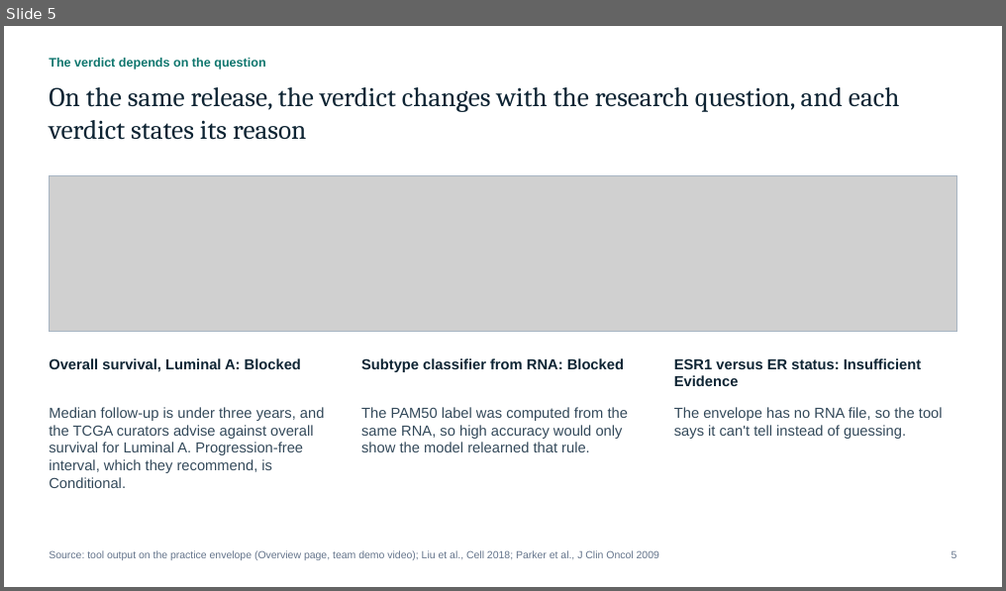
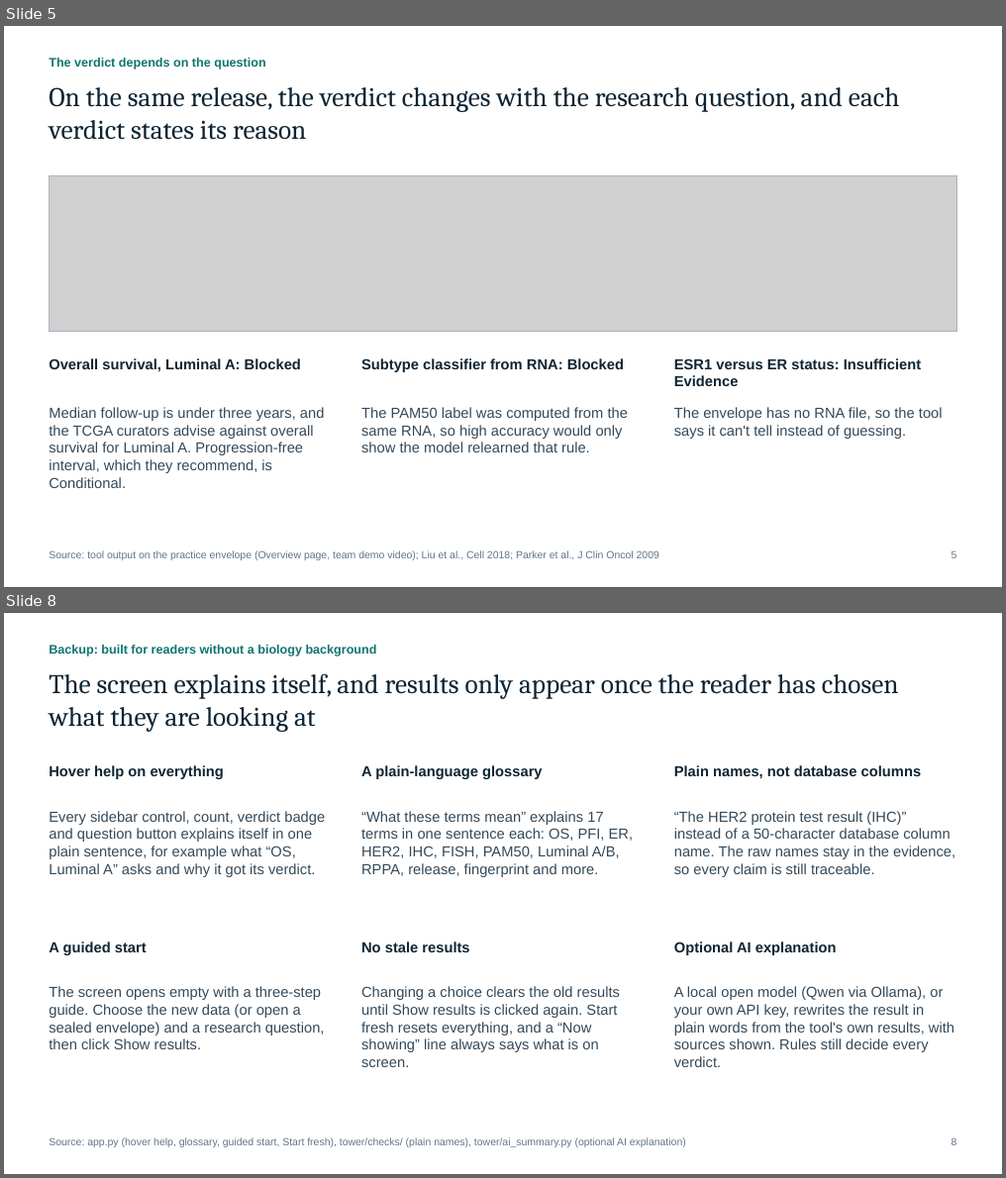
Before and after one commit to AravindKumar2504/identity-crisis-control-tower, a slide deck: docs/Cohort-Control-Tower-pitch.pptx. Shown one above the other, each under a label of ours: slide 5 before the commit, slides 5 and 8 after it; the slides between them are not shown. The pictures are 1006x591 and 1006x1178 pixels, drawn with LibreOffice and Linux fonts; fonts in the diff are those of the drawing; grey boxes stand for pictures. Boxes give left, top, right and bottom in pixels: in the first picture for what was removed or moved away, otherwise in the second. Text is boxed around its words. In the diff, an @@ line names an element or a change of style, - is before the commit and + after.

Commit message:
Add pitch deck (6 slides + 2 backup)

```diff
--- a/docs/Cohort-Control-Tower-pitch.pptx
+++ b/docs/Cohort-Control-Tower-pitch.pptx
@@ slide 8 added at [4,613,1002,1174], background #FFFFFF @@
@@ text added at [49,645,377,657], 12 pt, text #0F766E, bold @@
+Backup: built for readers without a biology background
@@ title added at [49,673,899,732], 26 pt, text #0E2433 @@
+The screen explains itself, and results only appear once the reader has chosen what they are looking at
@@ text added at [49,765,224,779], 14 pt, text #0E2433, bold @@
+Hover help on everything
@@ text added at [361,765,543,779], 14 pt, text #0E2433, bold @@
+A plain-language glossary
@@ text added at [674,765,922,779], 14 pt, text #0E2433, bold @@
+Plain names, not database columns
@@ text added at [49,811,325,877], 14 pt, text #33495A @@
+Every sidebar control, count, verdict badge and question button explains itself in one plain sentence, for example what “OS, Luminal A” asks and why it got its verdict.
@@ text added at [361,811,634,877], 14 pt, text #33495A @@
+“What these terms mean” explains 17 terms in one sentence each: OS, PFI, ER, HER2, IHC, FISH, PAM50, Luminal A/B, RPPA, release, fingerprint and more.
@@ text added at [674,811,955,877], 14 pt, text #33495A @@
+“The HER2 protein test result (IHC)” instead of a 50-character database column name. The raw names stay in the evidence, so every claim is still traceable.
@@ text added at [49,942,147,956], 14 pt, text #0E2433, bold @@
+A guided start
@@ text added at [361,942,469,953], 14 pt, text #0E2433, bold @@
+No stale results
@@ text added at [674,942,837,956], 14 pt, text #0E2433, bold @@
+Optional AI explanation
@@ text added at [49,986,325,1050], 14 pt, text #33495A @@
+The screen opens empty with a three-step guide. Choose the new data (or open a sealed envelope) and a research question, then click Show results.
@@ text added at [361,986,620,1067], 14 pt, text #33495A @@
+Changing a choice clears the old results until Show results is clicked again. Start fresh resets everything, and a “Now showing” line always says what is on screen.
@@ text added at [674,986,954,1067], 14 pt, text #33495A @@
+A local open model (Qwen via Ollama), or your own API key, rewrites the result in plain words from the tool's own results, with sources shown. Rules still decide every verdict.
@@ text added at [49,1138,686,1148], 10 pt, text #64748B @@
+Source: app.py (hover help, glossary, guided start, Start fresh), tower/checks/ (plain names), tower/ai_summary.py (optional AI explanation)
@@ page number added at [951,1139,957,1146], 10 pt, text #64748B @@
+8
```
Also in this commit, not shown: 5 slides changed, 1 other slide added.
